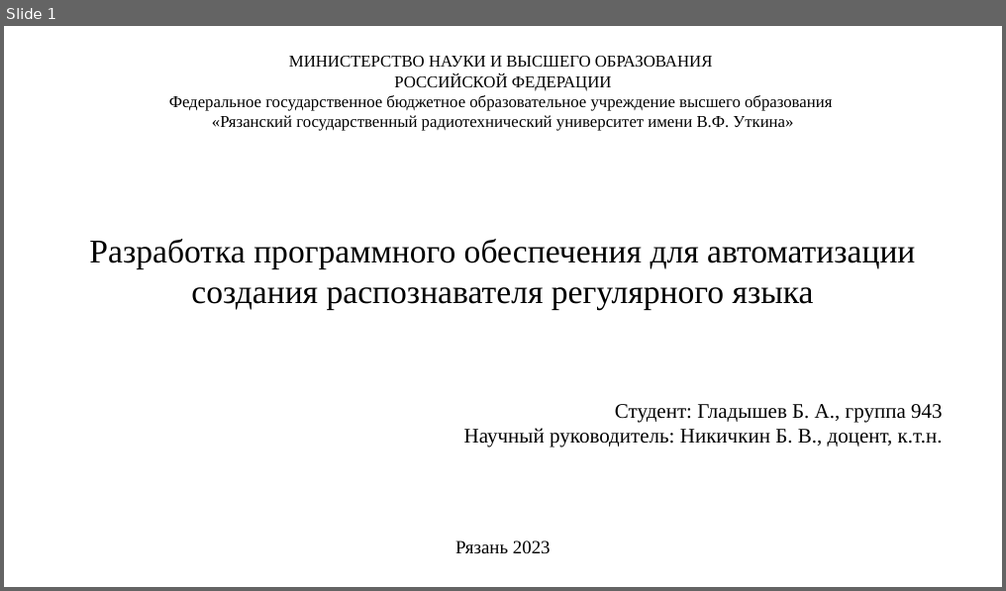
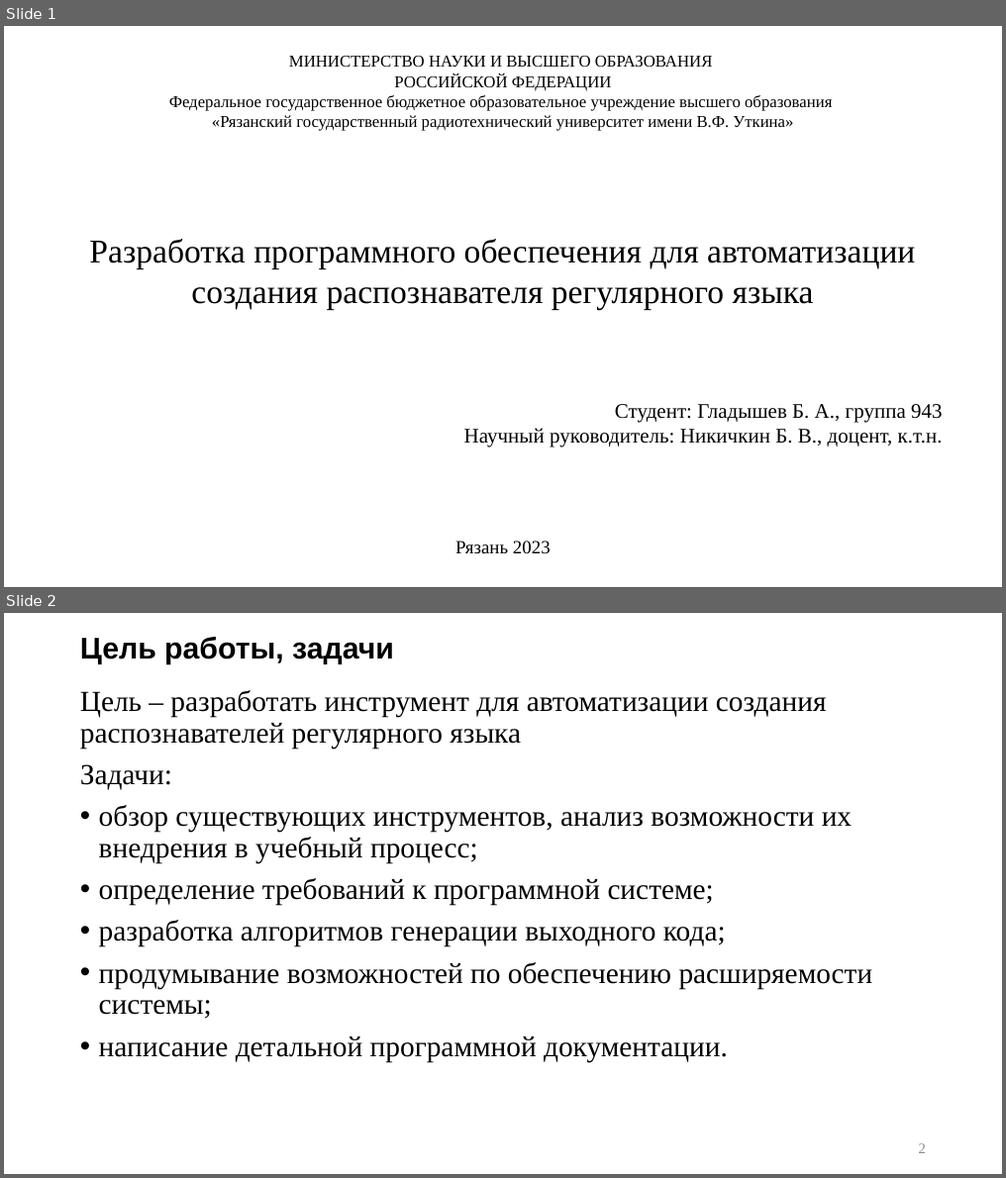
Before and after one commit to p6p62/RecognizerGenerator, a slide deck: Презентация на защиту.pptx. Shown one above the other, each under a label of ours: slide 1 before the commit, slides 1 and 2 after it. The pictures are 1006x591 and 1006x1178 pixels, drawn with LibreOffice and Linux fonts; fonts in the diff are those of the drawing. Boxes give left, top, right and bottom in pixels: in the first picture for what was removed or moved away, otherwise in the second. Text is boxed around its words. In the diff, an @@ line names an element or a change of style, - is before the commit and + after.

```diff
--- a/Презентация на защиту.pptx
+++ b/Презентация на защиту.pptx
@@ slide 2 added at [4,613,1002,1174], background #FFFFFF @@
@@ title added at [80,637,394,664], 28.8 pt, text #000000, bold @@
+Цель работы, задачи
@@ text added at [80,690,873,1062], 28 pt, text #000000 @@
+Цель – разработать инструмент для автоматизации создания распознавателей регулярного языка
+Задачи:
+• обзор существующих инструментов, анализ возможности их внедрения в учебный процесс;
+• определение требований к программной системе;
+• разработка алгоритмов генерации выходного кода;
+• продумывание возможностей по обеспечению расширяемости системы;
+• написание детальной программной документации.
@@ page number added at [919,1144,926,1154], 14 pt, text #8C8C8C @@
+2
```
Also in this commit, not shown: 7 other slides added.
